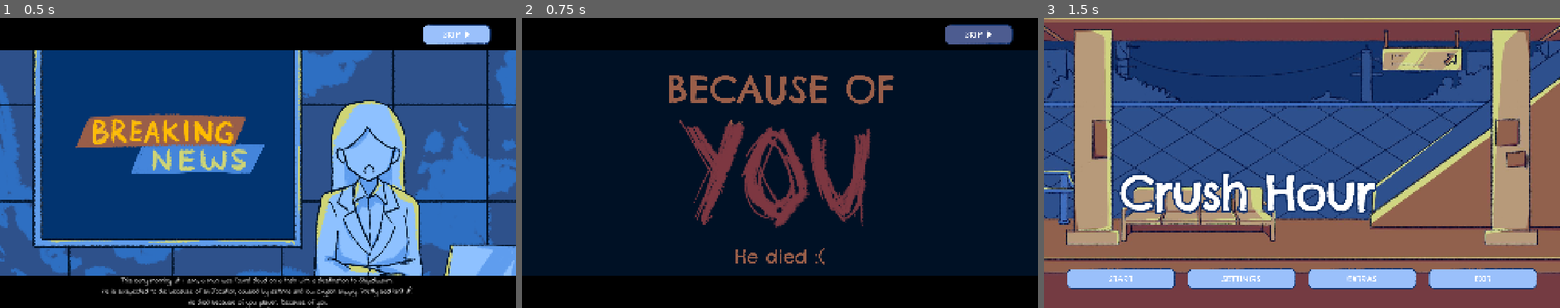
Above: before the commit, frames 1-3 (left to right).
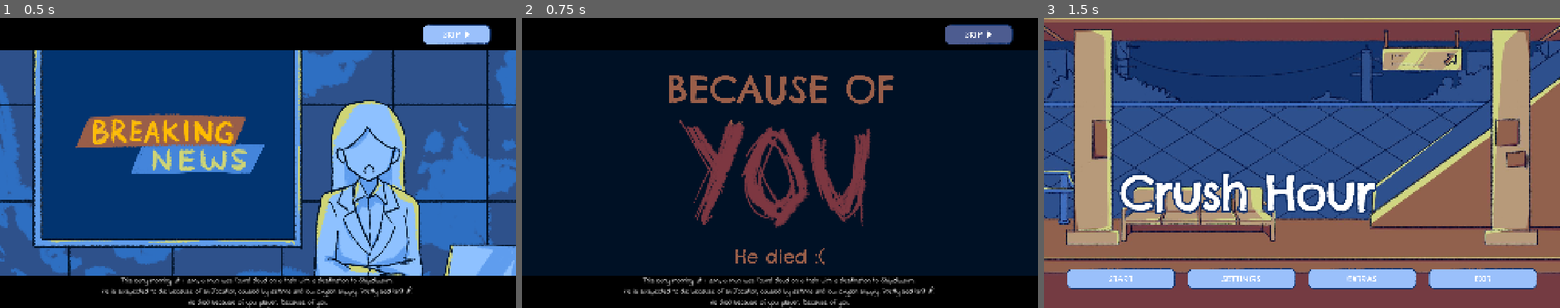
Above: after the commit, the same moments.

Repository: FarCeng/Crush-Hour
Game: Godot game, scene res://scene/scene_kalah.tscn
The game is run twice, just before and just after one commit, with the same random seed, the same clock (stepped at 60 frames per second) and the same inputs. This scene is started directly instead of the project's main scene.
Inputs (mouse positions are in pixels of both pictures, inside the frame that each line leads up to):
- Up to frame 1 (0.5 s): no input
- Up to frame 2 (0.75 s): click (981, 35) at 0.5 s
- Up to frame 3 (1.5 s): click (1503, 35) at 1.25 s

Frame 1 is identical in both runs. In frame 2, 1.5% of the frame differs, in the area x 19-80%, y 89-100%; in frame 3, nothing differs.

Commit message:
feat: menambah beberapa scene

Diff:
--- a/scene/Scene_Intro.tscn
+++ b/scene/Scene_Intro.tscn
@@ -14,6 +14,7 @@
 [ext_resource type="AudioStream" uid="uid://comi7brkicu3v" path="res://assets/Music/Cutscene/Huh, what_.wav" id="8_5glbm"]
 [ext_resource type="AudioStream" uid="uid://bcq2rhtb5k1px" path="res://assets/Music/Cutscene/Really_-Why-did-this-station-bcome-crowded.wav" id="10_3t3ds"]
 [ext_resource type="AudioStream" uid="uid://dlqu60vemwca4" path="res://assets/Music/Cutscene/Hmm. with this situation on hand, im starting to think.wav" id="11_rmp53"]
+[ext_resource type="AudioStream" uid="uid://bbsd46xdqigpf" path="res://assets/Music/stasiun bg sounf.wav" id="15_oq4u5"]
 
 [sub_resource type="StyleBoxFlat" id="StyleBoxFlat_8n0tg"]
 bg_color = Color(0.07450981, 0.2, 0.42352942, 1)
@@ -244,3 +245,7 @@
 texture_pressed = ExtResource("3_65kt3")
 texture_hover = ExtResource("3_65kt3")
 stretch_mode = 5
+
+[node name="AudioStreamPlayer2D" type="AudioStreamPlayer2D" parent="."]
+stream = ExtResource("15_oq4u5")
+autoplay = true
--- /dev/null
+++ b/scene/credits.tscn
@@ -0,0 +1,199 @@
+[gd_scene load_steps=9 format=3 uid="uid://cm4agtr1wb4kh"]
+
+[ext_resource type="Texture2D" uid="uid://cy0mjeo1eyrsy" path="res://assets/Image/Button/Skip.png" id="1_s4ovi"]
+[ext_resource type="Script" uid="uid://64skti4ycn56" path="res://script/credits.gd" id="1_tphso"]
+[ext_resource type="Texture2D" uid="uid://67ueo3oah14s" path="res://assets/Image/Button/Skip_Press.png" id="2_55r6w"]
+[ext_resource type="Texture2D" uid="uid://dhdcgmlpfnb0" path="res://assets/Image/Credits.png" id="3_i66u5"]
+[ext_resource type="FontFile" uid="uid://bj20krea5mkhk" path="res://assets/Font/ChelseaMarket-Regular.ttf" id="4_i66u5"]
+[ext_resource type="FontFile" uid="uid://ci0laul4gperq" path="res://assets/Font/IndieFlower-Regular.ttf" id="5_tphso"]
+
+[sub_resource type="StyleBoxFlat" id="StyleBoxFlat_tphso"]
+bg_color = Color(0, 0, 0, 1)
+
+[sub_resource type="StyleBoxTexture" id="StyleBoxTexture_tj3xu"]
+texture = ExtResource("3_i66u5")
+axis_stretch_horizontal = 1
+axis_stretch_vertical = 1
+
+[node name="Credits" type="Control"]
+layout_mode = 3
+anchors_preset = 15
+anchor_right = 1.0
+anchor_bottom = 1.0
+grow_horizontal = 2
+grow_vertical = 2
+script = ExtResource("1_tphso")
+
+[node name="Panel" type="Panel" parent="."]
+layout_mode = 1
+anchors_preset = 15
+anchor_right = 1.0
+anchor_bottom = 1.0
+grow_horizontal = 2
+grow_vertical = 2
+theme_override_styles/panel = SubResource("StyleBoxFlat_tphso")
+
+[node name="Skip" type="TextureButton" parent="Panel"]
+layout_mode = 0
+offset_left = 1574.0
+offset_top = 24.0
+offset_right = 1826.0
+offset_bottom = 100.0
+texture_normal = ExtResource("1_s4ovi")
+texture_pressed = ExtResource("2_55r6w")
+texture_hover = ExtResource("2_55r6w")
+stretch_mode = 5
+
+[node name="Panel" type="Panel" parent="Panel"]
+layout_mode = 0
+offset_left = 130.0
+offset_top = 816.0
+offset_right = 756.0
+offset_bottom = 963.0
+theme_override_styles/panel = SubResource("StyleBoxTexture_tj3xu")
+
+[node name="HBoxContainer" type="HBoxContainer" parent="Panel"]
+layout_mode = 0
+offset_left = 1070.0
+offset_top = 223.0
+offset_right = 2026.0
+offset_bottom = 669.0
+theme_override_constants/separation = 100
+
+[node name="VBoxContainer" type="VBoxContainer" parent="Panel/HBoxContainer"]
+layout_mode = 2
+
+[node name="Label" type="Label" parent="Panel/HBoxContainer/VBoxContainer"]
+layout_mode = 2
+theme_override_colors/font_color = Color(1, 0.8509804, 0.3882353, 1)
+theme_override_fonts/font = ExtResource("4_i66u5")
+theme_override_font_sizes/font_size = 30
+text = "Writing, Audio Artist"
+
+[node name="Label2" type="Label" parent="Panel/HBoxContainer/VBoxContainer"]
+layout_mode = 2
+theme_override_colors/font_color = Color(1, 0.8509804, 0.3882353, 1)
+theme_override_fonts/font = ExtResource("4_i66u5")
+theme_override_font_sizes/font_size = 30
+text = "Visual Art"
+
+[node name="Label3" type="Label" parent="Panel/HBoxContainer/VBoxContainer"]
+layout_mode = 2
+theme_override_colors/font_color = Color(1, 0.8509804, 0.3882353, 1)
+theme_override_fonts/font = ExtResource("4_i66u5")
+theme_override_font_sizes/font_size = 30
+text = "Visual Art"
+
+[node name="Label4" type="Label" parent="Panel/HBoxContainer/VBoxContainer"]
+layout_mode = 2
+theme_override_colors/font_color = Color(1, 0.8509804, 0.3882353, 1)
+theme_override_fonts/font = ExtResource("4_i66u5")
+theme_override_font_sizes/font_size = 30
+text = "Visual Art"
+
+[node name="Label5" type="Label" parent="Panel/HBoxContainer/VBoxContainer"]
+layout_mode = 2
+theme_override_colors/font_color = Color(1, 0.8509804, 0.3882353, 1)
+theme_override_fonts/font = ExtResource("4_i66u5")
+theme_override_font_sizes/font_size = 30
+text = "Game Designer"
+
+[node name="Label6" type="Label" parent="Panel/HBoxContainer/VBoxContainer"]
+layout_mode = 2
+theme_override_colors/font_color = Color(1, 0.8509804, 0.3882353, 1)
+theme_override_fonts/font = ExtResource("4_i66u5")
+theme_override_font_sizes/font_size = 30
+text = "Visual Art"
+
+[node name="Label7" type="Label" parent="Panel/HBoxContainer/VBoxContainer"]
+layout_mode = 2
+theme_override_colors/font_color = Color(1, 0.8509804, 0.3882353, 1)
+theme_override_fonts/font = ExtResource("4_i66u5")
+theme_override_font_sizes/font_size = 30
+text = "Programmer"
+
+[node name="Label8" type="Label" parent="Panel/HBoxContainer/VBoxContainer"]
+layout_mode = 2
+theme_override_colors/font_color = Color(1, 0.8509804, 0.3882353, 1)
+theme_override_fonts/font = ExtResource("4_i66u5")
+theme_override_font_sizes/font_size = 30
+text = "Visual Art"
+
+[node name="Label9" type="Label" parent="Panel/HBoxContainer/VBoxContainer"]
+layout_mode = 2
+theme_override_colors/font_color = Color(1, 0.8509804, 0.3882353, 1)
+theme_override_fonts/font = ExtResource("4_i66u5")
+theme_override_font_sizes/font_size = 30
+text = "Programmer"
+
+[node name="Label10" type="Label" parent="Panel/HBoxContainer/VBoxContainer"]
+layout_mode = 2
+theme_override_colors/font_color = Color(1, 0.8509804, 0.3882353, 1)
+theme_override_fonts/font = ExtResource("4_i66u5")
+theme_override_font_sizes/font_size = 30
+text = "Programmer"
+
+[node name="VBoxContainer2" type="VBoxContainer" parent="Panel/HBoxContainer"]
+layout_mode = 2
+
+[node name="Label" type="Label" parent="Panel/HBoxContainer/VBoxContainer2"]
+layout_mode = 2
+theme_override_fonts/font = ExtResource("5_tphso")
+theme_override_font_sizes/font_size = 27
+text = "Daffa Hafrin Avicena Al Azizi"
+
+[node name="Label2" type="Label" parent="Panel/HBoxContainer/VBoxContainer2"]
+layout_mode = 2
+theme_override_fonts/font = ExtResource("5_tphso")
+theme_override_font_sizes/font_size = 27
+text = "Evelyn Olivia Manurung"
+
+[node name="Label3" type="Label" parent="Panel/HBoxContainer/VBoxContainer2"]
+layout_mode = 2
+theme_override_fonts/font = ExtResource("5_tphso")
+theme_override_font_sizes/font_size = 27
+text = "Fathia Yasmin Syafitri"
+
+[node name="Label4" type="Label" parent="Panel/HBoxContainer/VBoxContainer2"]
+layout_mode = 2
+theme_override_fonts/font = ExtResource("5_tphso")
+theme_override_font_sizes/font_size = 27
+text = "Felicia Barbara Nadine Putri Utami"
+
+[node name="Label5" type="Label" parent="Panel/HBoxContainer/VBoxContainer2"]
+layout_mode = 2
+theme_override_fonts/font = ExtResource("5_tphso")
+theme_override_font_sizes/font_size = 27
+text = "Miska Haidar Rasyid"
+
+[node name="Label6" type="Label" parent="Panel/HBoxContainer/VBoxContainer2"]
+layout_mode = 2
+theme_override_fonts/font = ExtResource("5_tphso")
+theme_override_font_sizes/font_size = 27
+text = "Amogha Chaka Pramudita"
+
+[node name="Label7" type="Label" parent="Panel/HBoxContainer/VBoxContainer2"]
+layout_mode = 2
+theme_override_fonts/font = ExtResource("5_tphso")
+theme_override_font_sizes/font_size = 27
+text = "Uways Abdul Hamid"
+
+[node name="Label8" type="Label" parent="Panel/HBoxContainer/VBoxContainer2"]
+layout_mode = 2
+theme_override_fonts/font = ExtResource("5_tphso")
+theme_override_font_sizes/font_size = 27
+text = "Naura Rahmani Azizah"
+
+[node name="Label9" type="Label" parent="Panel/HBoxContainer/VBoxContainer2"]
+layout_mode = 2
+theme_override_fonts/font = ExtResource("5_tphso")
+theme_override_font_sizes/font_size = 27
+text = "Muhammad Faiz Ramadhan"
+
+[node name="Label10" type="Label" parent="Panel/HBoxContainer/VBoxContainer2"]
+layout_mode = 2
+theme_override_fonts/font = ExtResource("5_tphso")
+theme_override_font_sizes/font_size = 27
+text = "Farrel Aryaputra Andanu"
+
+[connection signal="pressed" from="Panel/Skip" to="." method="_on_skip_pressed"]
--- a/scene/pause.tscn
+++ b/scene/pause.tscn
@@ -90,6 +90,7 @@
 
 [node name="button" type="AudioStreamPlayer2D" parent="Panel/VBoxContainer/Resume"]
 stream = ExtResource("5_8eaik")
+bus = &"SFX"
 
 [node name="Settings" type="TextureButton" parent="Panel/VBoxContainer"]
 layout_mode = 2
@@ -99,6 +100,7 @@
 
 [node name="button" type="AudioStreamPlayer2D" parent="Panel/VBoxContainer/Settings"]
 stream = ExtResource("5_8eaik")
+bus = &"SFX"
 
 [node name="Panel" type="Panel" parent="Panel/VBoxContainer"]
 layout_mode = 2
@@ -113,6 +115,7 @@
 
 [node name="button" type="AudioStreamPlayer2D" parent="Panel/VBoxContainer/ExitM"]
 stream = ExtResource("5_8eaik")
+bus = &"SFX"
 
 [node name="ExitG" type="TextureButton" parent="Panel/VBoxContainer"]
 layout_mode = 2
@@ -122,6 +125,7 @@
 
 [node name="button" type="AudioStreamPlayer2D" parent="Panel/VBoxContainer/ExitG"]
 stream = ExtResource("5_8eaik")
+bus = &"SFX"
 
 [node name="Setting" parent="." instance=ExtResource("8_4b3ba")]
 visible = false
--- a/scene/scene_kalah.tscn
+++ b/scene/scene_kalah.tscn
@@ -6,7 +6,9 @@
 [ext_resource type="Texture2D" uid="uid://cauony3ywnln8" path="res://assets/Image/Cutscene/bad end 1.png" id="2_iuea8"]
 [ext_resource type="FontFile" uid="uid://ci0laul4gperq" path="res://assets/Font/IndieFlower-Regular.ttf" id="3_2cikm"]
 [ext_resource type="Texture2D" uid="uid://67ueo3oah14s" path="res://assets/Image/Button/Skip_Press.png" id="3_wk11h"]
+[ext_resource type="AudioStream" uid="uid://07u7vppix41f" path="res://assets/Music/Cutscene/Reporter Crush Hour (mp3cut.net) (1).wav" id="4_2cikm"]
 [ext_resource type="Texture2D" uid="uid://ena6qgvv88ri" path="res://assets/Image/Cutscene/bad end 2.png" id="4_d3o0h"]
+[ext_resource type="AudioStream" uid="uid://cq7acvbo7ogp0" path="res://assets/Music/Cutscene/he died because of you.wav" id="6_d3o0h"]
 
 [sub_resource type="StyleBoxTexture" id="StyleBoxTexture_66lof"]
 texture = ExtResource("2_iuea8")
@@ -57,7 +59,8 @@
 
 [node name="Timer" type="Timer" parent="Cutscene 1"]
 
-[node name="AudioListener2D" type="AudioStreamPlayer2D" parent="Cutscene 1"]
+[node name="AudioStreamPlayer2D" type="AudioStreamPlayer2D" parent="Cutscene 1"]
+stream = ExtResource("4_2cikm")
 
 [node name="Cutscene 2" type="Panel" parent="."]
 layout_mode = 1
@@ -69,6 +72,7 @@
 theme_override_styles/panel = SubResource("StyleBoxTexture_pdway")
 
 [node name="Label" type="Label" parent="Cutscene 2"]
+z_index = 1
 layout_mode = 1
 anchors_preset = 12
 anchor_top = 1.0
@@ -87,6 +91,7 @@
 [node name="Timer" type="Timer" parent="Cutscene 2"]
 
 [node name="AudioStreamPlayer2D" type="AudioStreamPlayer2D" parent="Cutscene 2"]
+stream = ExtResource("6_d3o0h")
 
 [node name="Panel2" type="Panel" parent="."]
 layout_mode = 1
--- a/scene/sleep.tscn
+++ b/scene/sleep.tscn
@@ -7,6 +7,7 @@
 [ext_resource type="Texture2D" uid="uid://cy0mjeo1eyrsy" path="res://assets/Image/Button/Skip.png" id="4_br3o1"]
 [ext_resource type="AudioStream" uid="uid://dnuo4fsrvsskj" path="res://assets/Music/Cutscene/Well_-i-think-sleeping-here-is-not-bad-enough_-gn-player.wav" id="4_l6bj5"]
 [ext_resource type="Texture2D" uid="uid://67ueo3oah14s" path="res://assets/Image/Button/Skip_Press.png" id="5_r78ti"]
+[ext_resource type="AudioStream" uid="uid://bbsd46xdqigpf" path="res://assets/Music/stasiun bg sounf.wav" id="8_br3o1"]
 
 [sub_resource type="StyleBoxTexture" id="StyleBoxTexture_pl2pj"]
 texture = ExtResource("1_htgne")
@@ -86,3 +87,7 @@
 texture_pressed = ExtResource("5_r78ti")
 texture_hover = ExtResource("5_r78ti")
 stretch_mode = 5
+
+[node name="AudioStreamPlayer2D" type="AudioStreamPlayer2D" parent="."]
+stream = ExtResource("8_br3o1")
+autoplay = true
--- /dev/null
+++ b/script/credits.gd
@@ -0,0 +1,15 @@
+extends Control
+
+
+# Called when the node enters the scene tree for the first time.
+func _ready() -> void:
+	pass # Replace with function body.
+
+
+# Called every frame. 'delta' is the elapsed time since the previous frame.
+func _process(delta: float) -> void:
+	pass
+
+
+func _on_skip_pressed() -> void:
+	get_tree().change_scene_to_file("res://scene/mainmenu.tscn")
--- a/script/scene_kalah.gd
+++ b/script/scene_kalah.gd
@@ -1,7 +1,7 @@
 extends Control
 
 var cutscenes = []
-var durations = [6.0, 5.5]
+var durations = [19.0, 5.5]
 var index := 0
 var is_transitioning := false
 
--- a/script/selection.gd
+++ b/script/selection.gd
@@ -11,7 +11,7 @@
 
 
 func _on_ride_pressed() -> void:
-	pass # Replace with function body.
+	get_tree().change_scene_to_file("res://scene/home.tscn")
 
 
 func _on_confirm_pressed() -> void:
Binary file added: assets/Image/Credits.png
Not shown, added: assets/Image/Credits.png.import
Not shown, added: assets/Music/Cutscene/Reporter Crush Hour (mp3cut.net) (1).wav.import
Not shown, added: assets/Music/Cutscene/he died because of you.wav.import
Not shown, added: assets/Music/stasiun bg sounf.wav.import
Not shown: 1 places in scene/Scene_Intro.tscn that only renumber resources
Not shown: 1 places in scene/scene_kalah.tscn that only renumber resources
Not shown: 1 places in scene/sleep.tscn that only renumber resources
Not shown, added: script/credits.gd.uid
Not shown, added: assets/Image/Crush Hour 1.zip
Not shown, added: assets/Music/Cutscene/Reporter Crush Hour (mp3cut.net) (1).wav
Not shown, added: assets/Music/Cutscene/he died because of you.wav
(and 1 more such lines)
